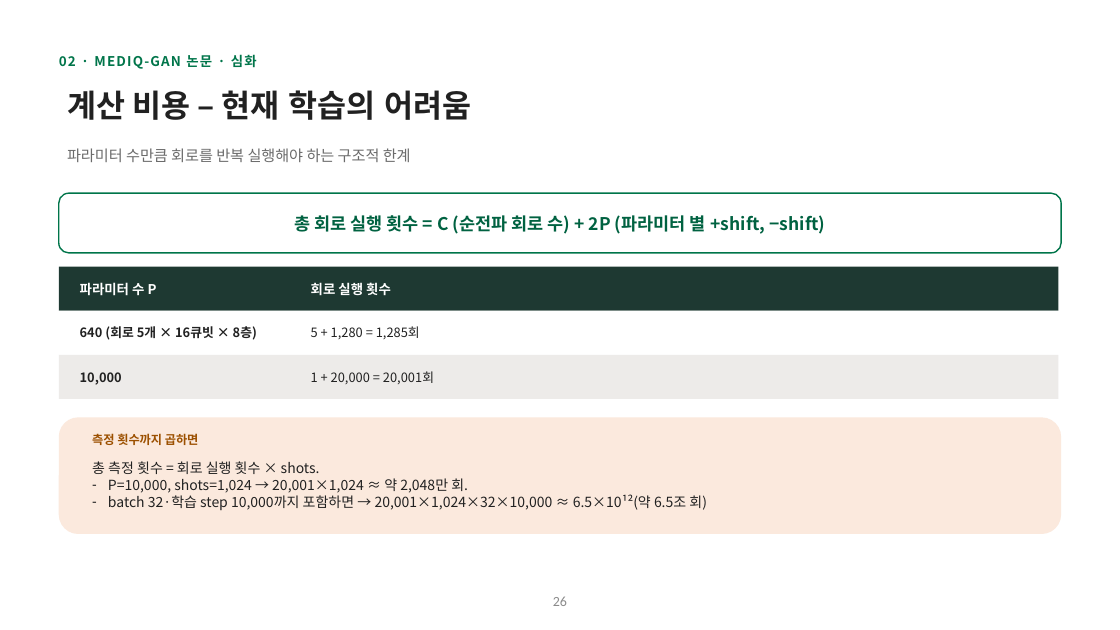
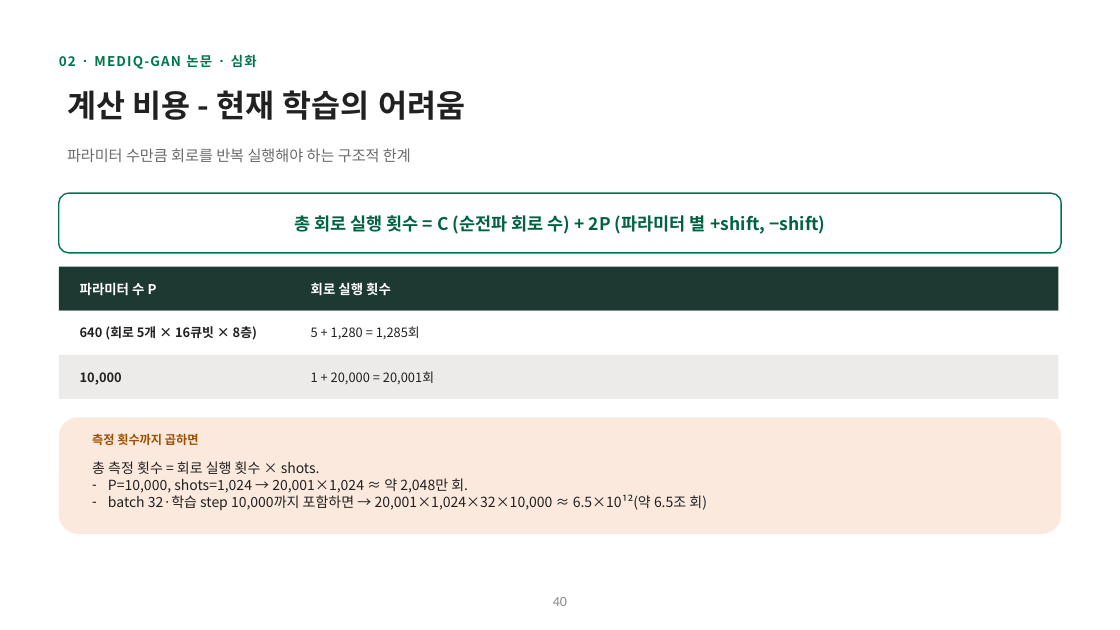
Before and after one commit to hyunhp/skin_disease_qml, a slide deck: slide 40 of practice/day1_slides/day1_theory_slides.pptx (slide 26 before the commit). Drawn at 1120x630 pixels with LibreOffice and Linux fonts; fonts in the diff are those of the drawing. Boxes give left, top, right and bottom in pixels: in the first picture for what was removed or moved away, otherwise in the second. Text is boxed around its words. In the diff, an @@ line names an element or a change of style, - is before the commit and + after.

```diff
--- a/practice/day1_slides/day1_theory_slides.pptx
+++ b/practice/day1_slides/day1_theory_slides.pptx
@@ text at <box>67,90,466,120</box>: text changed @@
-계산 비용 – 현재 학습의 어려움
+계산 비용 - 현재 학습의 어려움
@@ page number at <box>553,597,567,606</box>: text changed @@
-26
+40
```
Also in this commit, not shown: 2 other slides changed, 21 slides added, 27 other files.
